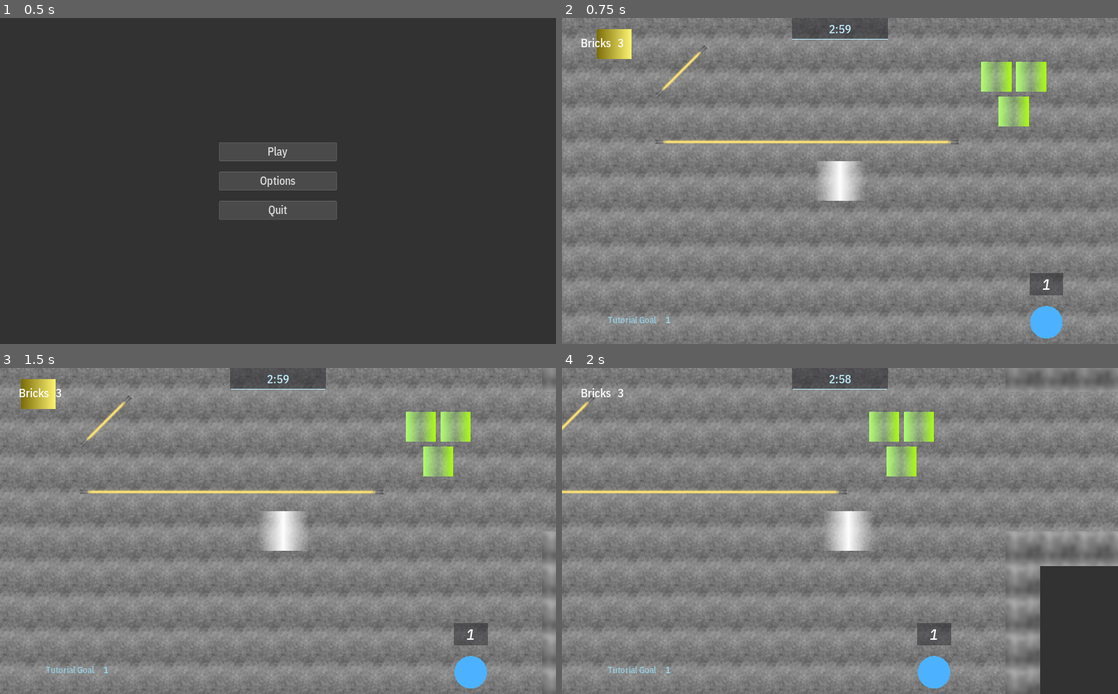
Above: before the commit, frames 1-4 (two rows, left to right).
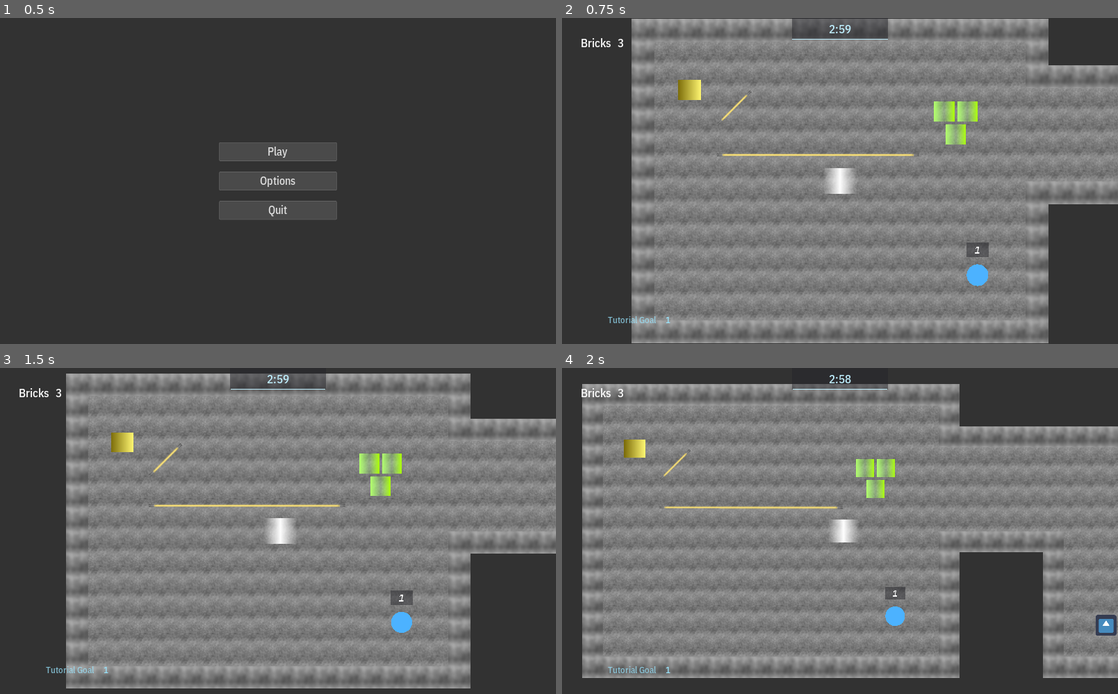
Above: after the commit, the same moments.

Repository: Calinou/escape-space
Game: Godot game, scene res://menu/menu.tscn
The game is run twice, just before and just after one commit, with the same random seed, the same clock (stepped at 60 frames per second) and the same inputs. The engine's default icon, where the game draws it, is replaced by a stand-in: a white triangle on a blue panel in a dark square. Sound files missing from this copy of the repository are replaced by a short silence.
Inputs (mouse positions are in pixels of both pictures, inside the frame that each line leads up to):
- Up to frame 1 (0.5 s): no input
- Up to frame 2 (0.75 s): click "Play" at 0.5 s
- Up to frame 3 (1.5 s): tap Enter at 1.25 s; move the mouse to (400, 514) at 1.27 s; hold Right (move_right) from 1.28 s (still down)
- Up to frame 4 (2 s): keep holding Right (move_right)

Frame 1 is identical in both runs. In frame 2, 38% of the frame differs, in the area x 0-100%, y 0-100%; in frame 3, 41%; in frame 4, 45%.

Commit message:
Add dynamic camera zoom depending on paddle speed

Diff:
--- a/game/game.gd
+++ b/game/game.gd
@@ -14,11 +14,11 @@
 # The number of destroyable bricks left (used to check if the "bricks" goal was completed)
 var bricks_left := 0 setget set_bricks_left
 
-onready var level_timer := $LevelTimer as Timer
-
 # Goal information
 # Key is the description, value is the number of balls left
 var goals := {} setget set_goals
+
+onready var level_timer := $LevelTimer as Timer
 
 func _ready() -> void:
 	randomize()
--- a/game/paddle/paddle.gd
+++ b/game/paddle/paddle.gd
@@ -11,7 +11,15 @@
 # The friction factor applied on each step
 const FRICTION = 0.89
 
+const CAMERA_ZOOM_BASE = 1.5
+
+# The zoom-out factor per pixel/s of movement
+const CAMERA_ZOOM_FACTOR = 0.0005
+
 var motion := Vector2()
+
+onready var camera := $Camera2D as Camera2D
+onready var tween := $Tween as Tween
 
 func _integrate_forces(state: Physics2DDirectBodyState) -> void:
 	if Input.is_action_pressed("move_up"):
@@ -25,5 +33,14 @@
 		motion.x += ACCELERATION * state.step
 
 	motion *= FRICTION
+	linear_velocity = motion
 
-	linear_velocity = motion
+	tween.start()
+	tween.interpolate_property(
+			camera,
+			"zoom",
+			camera.zoom,
+			CAMERA_ZOOM_BASE * Vector2.ONE + CAMERA_ZOOM_FACTOR * linear_velocity.length() * Vector2.ONE, 0.12,
+			Tween.TRANS_SINE,
+			Tween.EASE_IN_OUT
+	)
--- a/game/paddle/paddle.tscn
+++ b/game/paddle/paddle.tscn
@@ -37,9 +37,12 @@
 
 [node name="Camera2D" type="Camera2D" parent="."]
 current = true
+zoom = Vector2( 1.5, 1.5 )
 smoothing_enabled = true
 smoothing_speed = 18.0
 drag_margin_left = 0.0
 drag_margin_top = 0.0
 drag_margin_right = 0.0
 drag_margin_bottom = 0.0
+
+[node name="Tween" type="Tween" parent="."]
